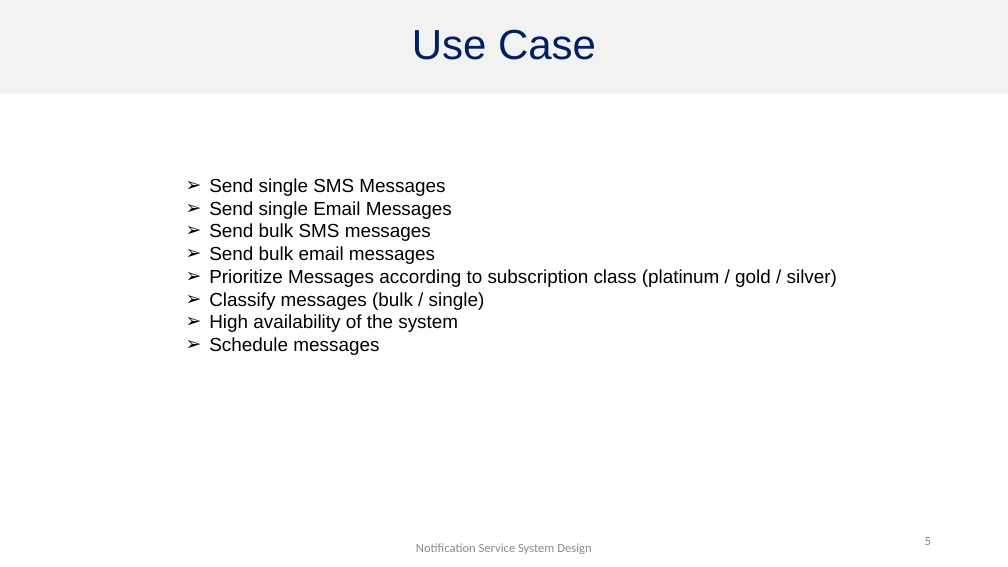
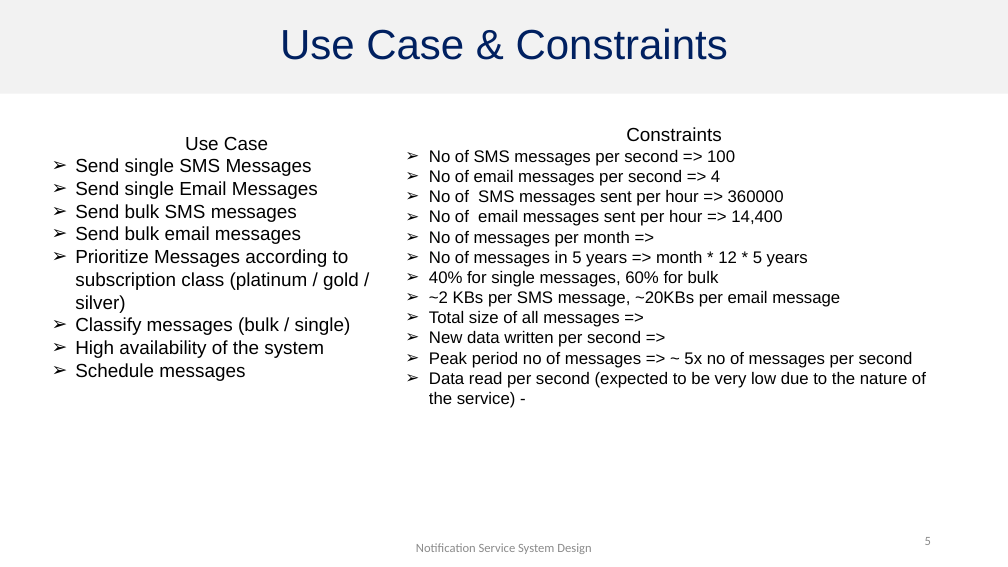
Before and after one commit to ab0vethesky/Notification-Service, a slide deck: slide 5 of Notification Service System Design.pptx. Drawn at 1008x567 pixels with LibreOffice and Linux fonts; fonts in the diff are those of the drawing. Boxes give left, top, right and bottom in pixels: in the first picture for what was removed or moved away, otherwise in the second. Text is boxed around its words. In the diff, an @@ line names an element or a change of style, - is before the commit and + after.

```diff
--- a/Notification Service System Design.pptx
+++ b/Notification Service System Design.pptx
@@ title at <box>280,28,728,60</box>: text changed @@
-Use Case
+Use Case & Constraints
@@ text "Use Case": place and size @@
-text "Use Case" at <box>209,178,837,355</box>
+text "Use Case" at <box>75,137,359,381</box>
@@ text at <box>185,137,268,151</box>: paragraph added @@
+Use Case
@@ text added at <box>429,127,926,408</box>, 16 pt, text #000000 @@
+Constraints
+➢ No of SMS messages per second => 100
+➢ No of email messages per second => 4
+➢ No of SMS messages sent per hour => 360000
+➢ No of email messages sent per hour => 14,400
+➢ No of messages per month =>
+➢ No of messages in 5 years => month * 12 * 5 years
+➢ 40% for single messages, 60% for bulk
+➢ ~2 KBs per SMS message, ~20KBs per email message
+➢ Total size of all messages =>
+➢ New data written per second =>
+➢ Peak period no of messages => ~ 5x no of messages per second
+➢ Data read per second (expected to be very low due to the nature of the service) -
```
Also in this commit, not shown: 6 other slides changed, 1 slide added, 1 slide removed.
